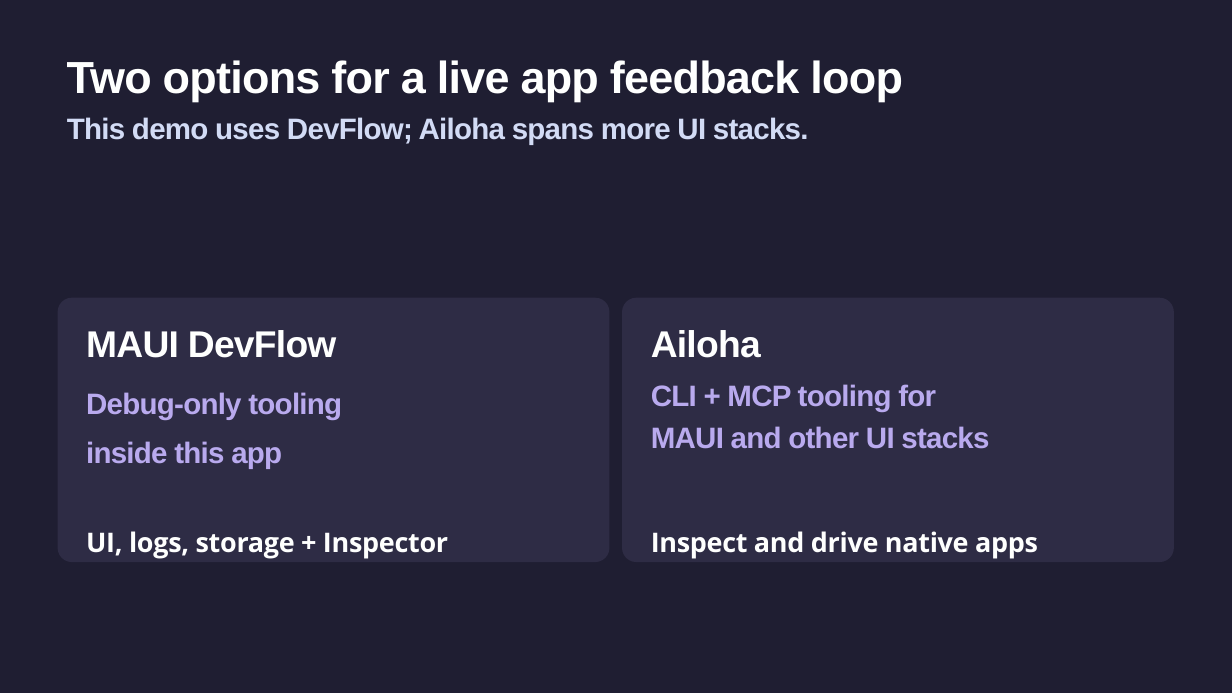
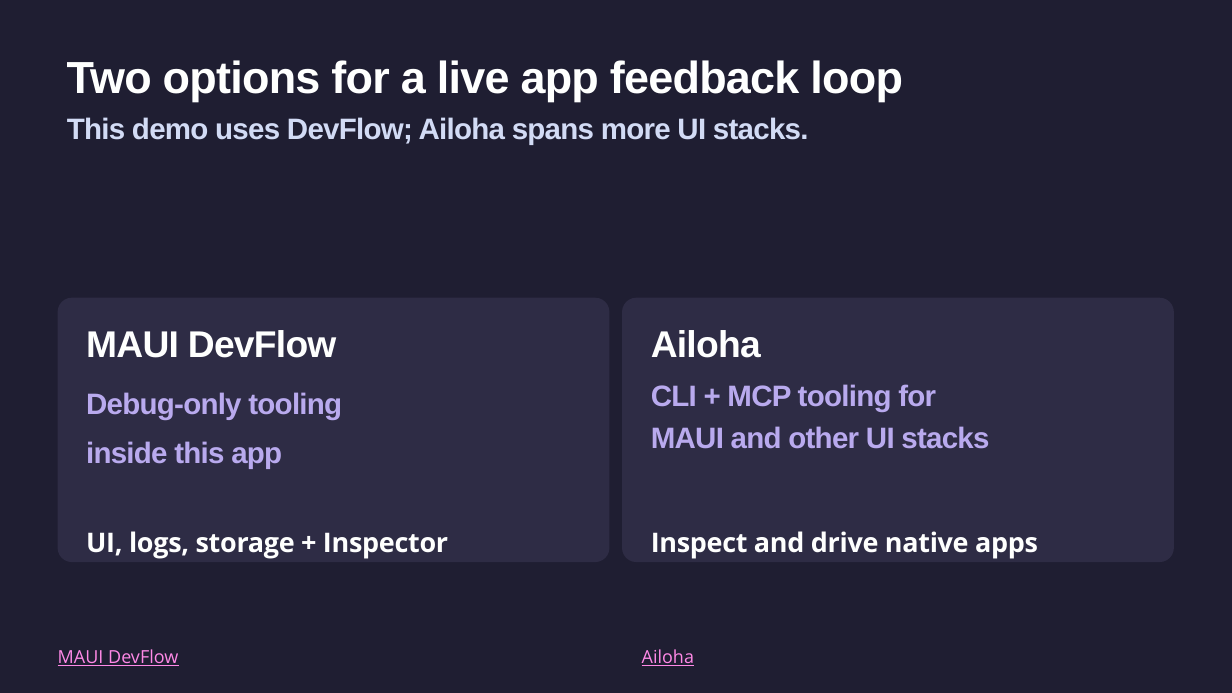
Before and after one commit to mattleibow/dotnetconf2026, a slide deck: slide 9 of slides.pptx (slide 8 before the commit). Drawn at 1232x693 pixels with LibreOffice and Linux fonts; fonts in the diff are those of the drawing. Boxes give left, top, right and bottom in pixels: in the first picture for what was removed or moved away, otherwise in the second. Text is boxed around its words. In the diff, an @@ line names an element or a change of style, - is before the commit and + after.

```diff
--- a/slides.pptx
+++ b/slides.pptx
@@ text added at (58, 649, 178, 666), 14 pt, text #FF89E7, underline @@
+MAUI DevFlow
@@ text added at (642, 649, 694, 666), 14 pt, text #FF89E7, underline @@
+Ailoha
```
Also in this commit, not shown: 13 other slides changed, 2 slides added.
